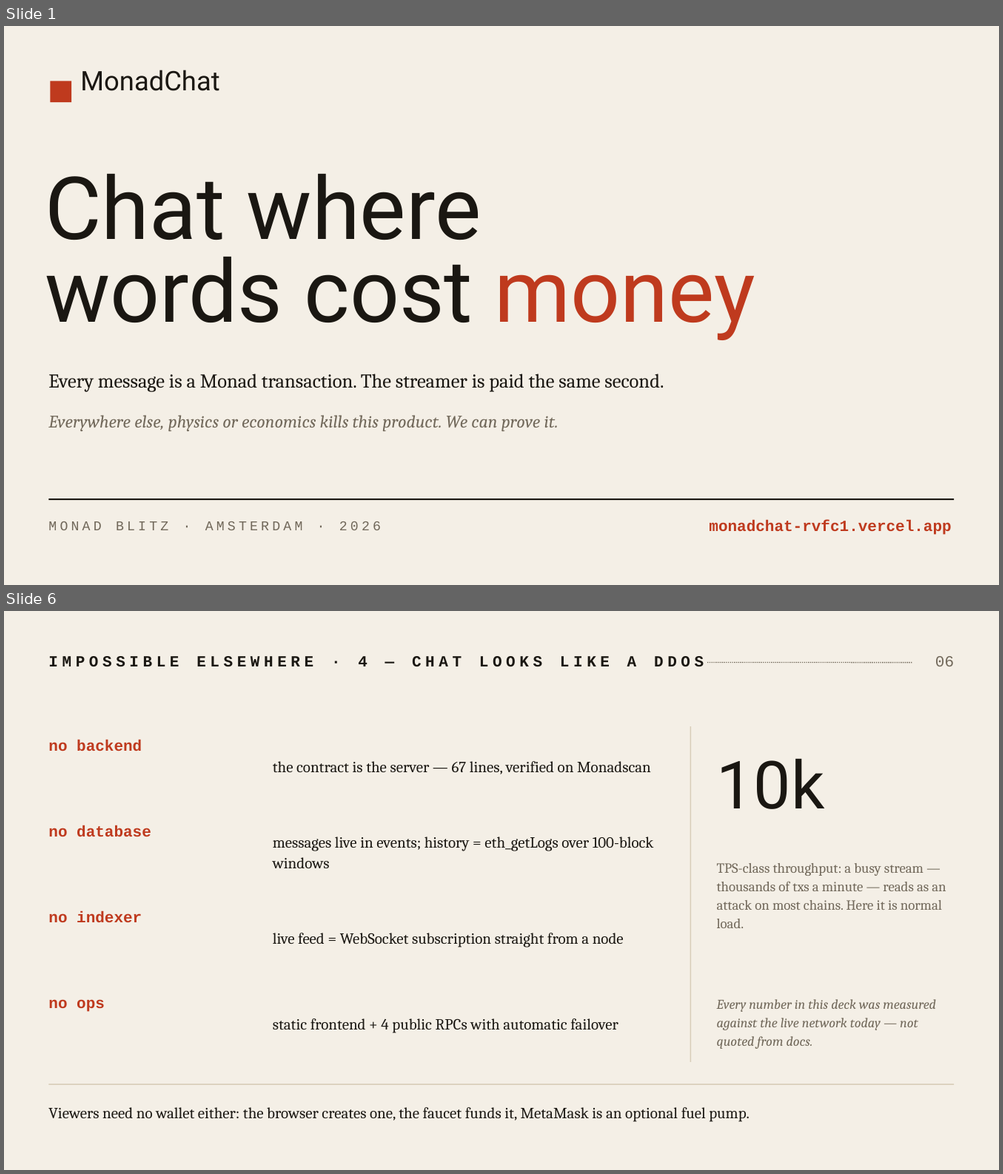
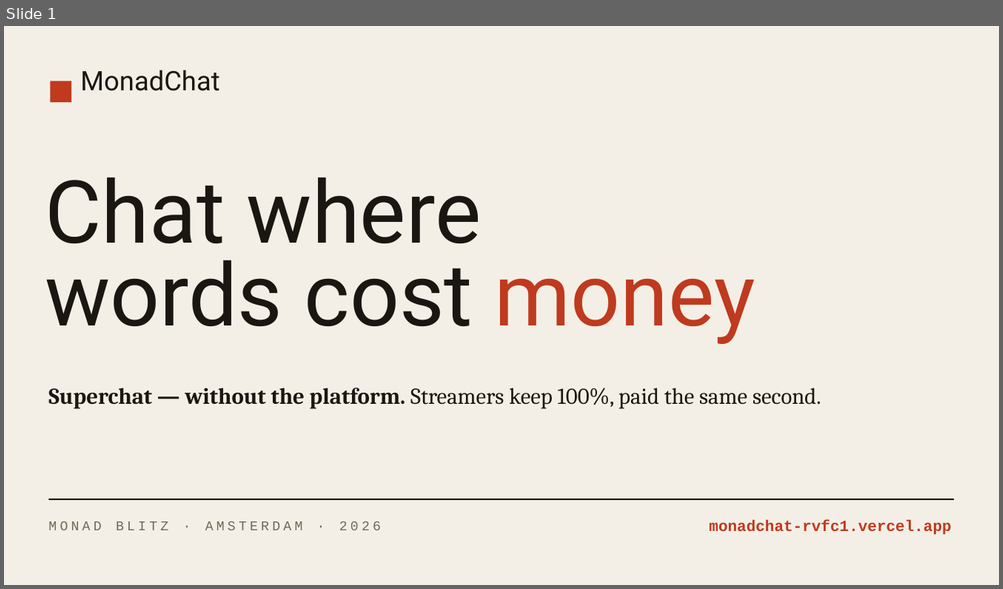
Before and after one commit to Nikita-sud/MonadChat, a slide deck: MonadChat-pitch.pptx. Shown one above the other, each under a label of ours: slides 1 and 6 before the commit, slide 1 after it; the slides between them are not shown. The pictures are 1003x1174 and 1003x589 pixels, drawn with LibreOffice and Linux fonts; fonts in the diff are those of the drawing. Boxes give left, top, right and bottom in pixels: in the first picture for what was removed or moved away, otherwise in the second. Text is boxed around its words. In the diff, an @@ line names an element or a change of style, - is before the commit and + after.

```diff
--- a/MonadChat-pitch.pptx
+++ b/MonadChat-pitch.pptx
@@ slide 6 removed at box(4, 611, 999, 1170), background #F4EFE6 @@
@@ text removed at box(48, 656, 703, 667) @@
-IMPOSSIBLE ELSEWHERE · 4 — CHAT LOOKS LIKE A DDOS
@@ line removed from (708, 663) to (913, 663) @@
@@ text removed at box(935, 656, 953, 667) @@
-06
@@ text removed at box(48, 740, 142, 751) @@
-no backend
@@ line removed from (691, 726) to (691, 1062) @@
@@ text removed at box(273, 761, 651, 775) @@
-the contract is the server — 67 lines, verified on Monadscan
@@ text removed at box(717, 758, 825, 809) @@
-10k
@@ text removed at box(48, 826, 151, 837) @@
-no database
@@ text removed at box(273, 837, 654, 869) @@
-messages live in events; history = eth_getLogs over 100-block windows
@@ text removed at box(717, 863, 945, 928) @@
-TPS-class throughput: a busy stream — thousands of txs a minute — reads as an attack on most chains. Here it is normal load.
@@ text removed at box(48, 911, 142, 923) @@
-no indexer
@@ text removed at box(273, 933, 623, 948) @@
-live feed = WebSocket subscription straight from a node
@@ text removed at box(48, 999, 105, 1012) @@
-no ops
@@ text removed at box(717, 999, 936, 1049) @@
-Every number in this deck was measured against the live network today — not quoted from docs.
@@ text removed at box(273, 1019, 617, 1034) @@
-static frontend + 4 public RPCs with automatic failover
@@ line removed from (48, 1085) to (954, 1085) @@
@@ text removed at box(48, 1108, 749, 1122) @@
-Viewers need no wallet either: the browser creates one, the faucet funds it, MetaMask is an optional fuel pump.
@@ slide 1 changed as well @@
@@ text "Chat where words cost money": place and size @@
-text "Chat where words cost money" at box(45, 173, 755, 340)
+text "Chat where words cost money" at box(45, 177, 755, 344)
@@ text at box(48, 388, 821, 409): text changed; size 19 to 22 pt @@
-Every message is a Monad transaction. The streamer is paid the same second.
+Superchat — without the platform. Streamers keep 100%, paid the same second.
@@ text removed at box(48, 415, 558, 432) @@
-Everywhere else, physics or economics kills this product. We can prove it.
```
Also in this commit, not shown: 1 other slide changed, 5 slides added, 4 other slides removed.
